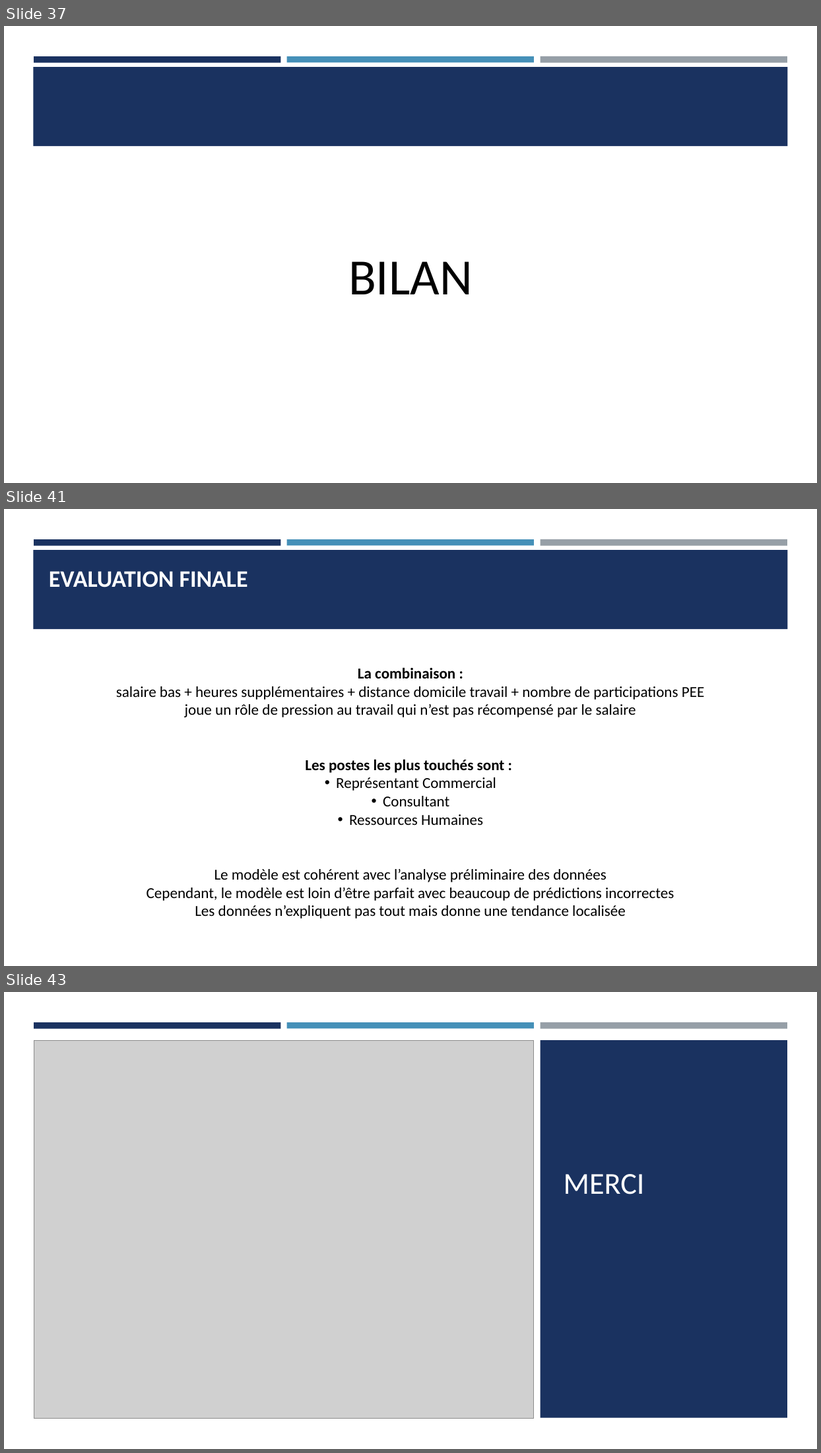
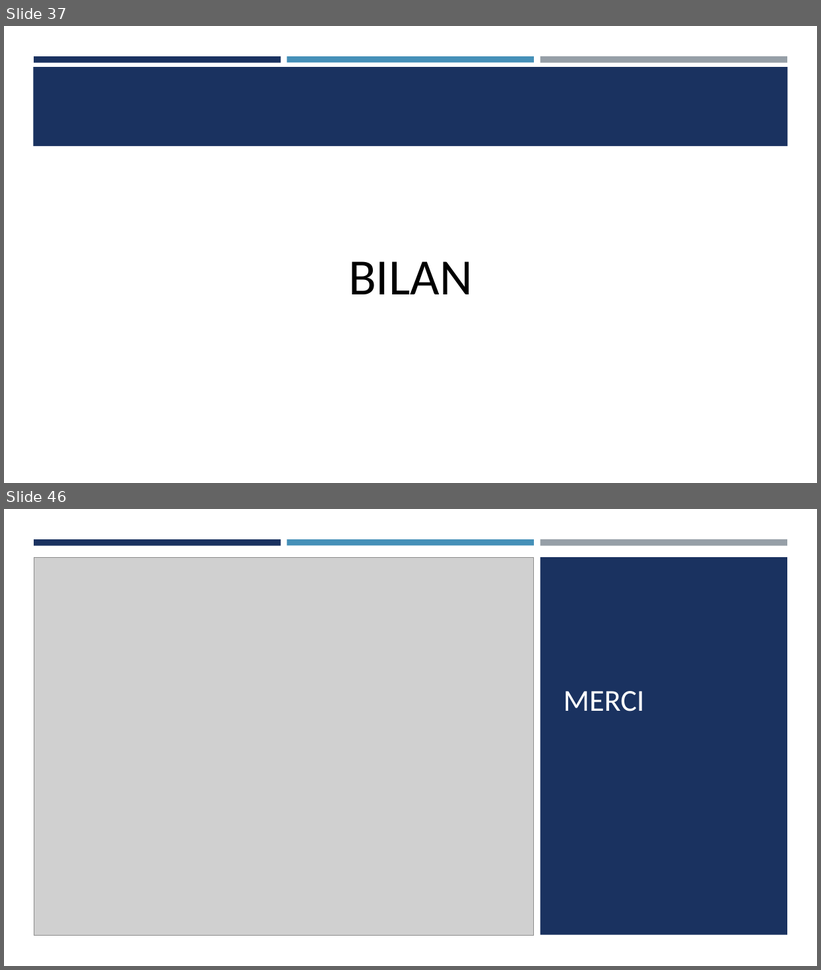
Before and after one commit to Ace4teaM/OCR-NovaTech, a slide deck: Presentation.pptx. Shown one above the other, each under a label of ours: slides 37, 41 and 43 before the commit, slides 37 and 46 after it; the slides between them are not shown. The pictures are 821x1453 and 821x970 pixels, drawn with LibreOffice and Linux fonts; fonts in the diff are those of the drawing; grey boxes stand for pictures. Boxes give left, top, right and bottom in pixels: in the first picture for what was removed or moved away, otherwise in the second. Text is boxed around its words. In the diff, an @@ line names an element or a change of style, - is before the commit and + after.

```diff
--- a/Presentation.pptx
+++ b/Presentation.pptx
@@ slide 41 removed at (4, 509, 817, 966), background #FFFFFF; not listed: 4 template elements that a slide beside it also shows @@
@@ title removed at (49, 571, 248, 588) @@
-EVALUATION FINALE
@@ text removed at (116, 667, 704, 919) @@
-La combinaison :
-salaire bas + heures supplémentaires + distance domicile travail + nombre de participations PEE
-joue un rôle de pression au travail qui n’est pas récompensé par le salaire
-Les postes les plus touchés sont :
-• Représentant Commercial
-• Consultant
-• Ressources Humaines
-Le modèle est cohérent avec l’analyse préliminaire des données
-Cependant, le modèle est loin d’être parfait avec beaucoup de prédictions incorrectes
-Les données n’expliquent pas tout mais donne une tendance localisée
@@ what was slide 43 is now slide 46 @@
```
Also in this commit, not shown: 4 slides changed, 5 slides added, 1 other slide removed, 13 other files.
